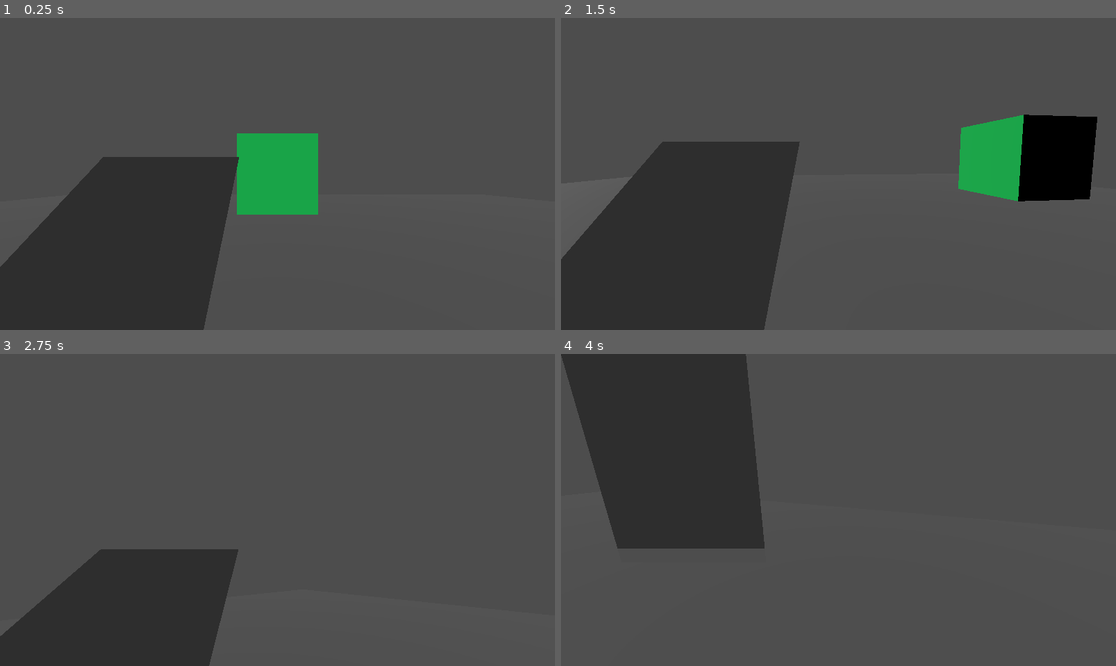
Above: before the commit, frames 1-4 (two rows, left to right).
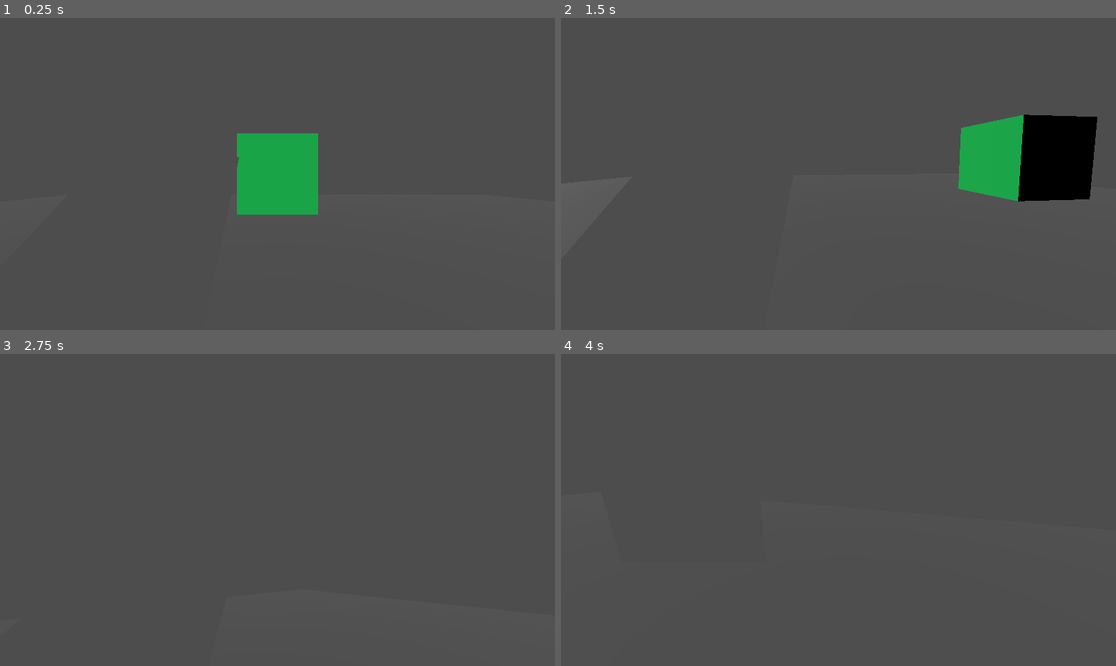
Above: after the commit, the same moments.

Repository: BirdOfAsh/Writing-Prototype
Game: Godot game, scene res://main.tscn
The game is run twice, just before and just after one commit, with the same random seed, the same clock (stepped at 60 frames per second) and the same inputs.
Inputs (mouse positions are in pixels of both pictures, inside the frame that each line leads up to):
- Up to frame 1 (0.25 s): no input
- Up to frame 2 (1.5 s): tap Enter at 0.5 s; move the mouse to (866, 174) at 0.52 s; press the mouse at (866, 174) at 0.53 s; hold W (Forward) from 0.53 s (still down); tap R (Swap) at 0.8, 1.35 s; move the mouse to (810, 174) at 1.27 s; release the mouse at (810, 174) at 1.28 s
- Up to frame 3 (2.75 s): keep holding W (Forward); click (249, 510) at 1.55 s; move the mouse to (288, 503) at 2.02 s; press the mouse at (288, 503) at 2.03 s; tap R (Swap) at 2.3 s
- Up to frame 4 (4 s): tap Space at 2.75 s; move the mouse to (832, 516) at 2.77 s; release the mouse at (832, 516) at 2.78 s; right-click (832, 516) at 2.85 s; click (832, 516) at 3.05 s; tap Enter at 3.5 s; move the mouse to (1005, 556) at 3.52 s; release W (Forward) at 3.53 s; hold A (Left) from 3.53 s (still down); tap R (Swap) at 3.6 s

The runs differ from the first frame. In frame 1, 19% of the frame differs, in the area x 0-44%, y 44-100%; in frame 2, 21%, in the area x 0-44%, y 39-100%; in frame 3, 13%; in frame 4, 19%.

Commit message:
Completely remade the drawing to be by pixel

Diff:
--- a/page.gd
+++ b/Page/page.gd
@@ -3,8 +3,8 @@
 @onready var viewport : SubViewport = %SubViewport
 @onready var collisionShape : CollisionShape3D = %CollisionShape3D
 
-@export_range(50.0, 1000.0, 50.0) var height : int = 500
-@export_range(50.0, 500.0, 50.0) var width : int = 500
+@export_range(50.0, 1000, 50.0) var height : float = 500.0
+@export_range(50.0, 500.0, 50.0) var width : float = 500.0
 
 var worldMousePos
 var origin : Vector2
@@ -29,6 +29,8 @@
 
 func _ready() -> void:
 	viewport.setSize(width, height)
+	viewport.setWritingCanvasPosition()
+	SignalBus.emit_signal("updateImageSize", Vector2i(int(width / 5), int(height / 5)))
 
 	setCollisionShapeSize(width, height)
 	getOrigin()
@@ -38,16 +40,12 @@
 	if Input.is_action_pressed("Left Click"):
 		drawPosition = findDifference()
 		if drawPosition != null:
+			#print(drawPosition)
 			viewport.drawAtPosition(drawPosition)
-
-	if Input.is_action_just_released("Left Click"):
-		viewport.endDraw()
 
 	if Input.is_action_just_pressed("Swap"):
 			viewport.swapColor()
 
-	if Input.is_action_just_pressed("Undo"):
-		viewport.undo()
 
 
 func raycastOnMousePosition(): #function that creates a raycast from the camera to a space in the 3D world based on the mouse position
@@ -89,7 +87,7 @@
 		return
 
 	difference = Vector2( abs(worldMousePos.x - getOrigin().x), abs(getOrigin().y + worldMousePos.y) )
-	return difference * ratio
+	return difference * 100
 
 
 func setCollisionShapeSize(x : float, y : float):
--- /dev/null
+++ b/Page/page.tscn
@@ -0,0 +1,41 @@
+[gd_scene load_steps=6 format=3 uid="uid://c7gd3e4mlvwj1"]
+
+[ext_resource type="Script" uid="uid://br8gxi4xe73qa" path="res://Page/page.gd" id="1_luxnw"]
+[ext_resource type="Script" uid="uid://bcnmb7o4ly2mr" path="res://Page/subViewport.gd" id="2_luxnw"]
+[ext_resource type="PackedScene" uid="uid://dm7nhfvwhfxbu" path="res://ShaderWriting/writingCanvas.tscn" id="3_luxnw"]
+
+[sub_resource type="ViewportTexture" id="ViewportTexture_phrhr"]
+viewport_path = NodePath("PageIcon/SubViewport")
+
+[sub_resource type="BoxShape3D" id="BoxShape3D_sy6uq"]
+size = Vector3(1, 1, 0.01)
+
+[node name="Page" type="Node3D"]
+script = ExtResource("1_luxnw")
+height = 700.0
+
+[node name="PageIcon" type="Sprite3D" parent="."]
+transform = Transform3D(0.2, 0, 0, 0, 0.2, 0, 0, 0, 0.2, 0, 0, 0)
+texture_filter = 2
+texture = SubResource("ViewportTexture_phrhr")
+
+[node name="Area3D" type="Area3D" parent="PageIcon"]
+transform = Transform3D(5, 0, 0, 0, 5, -1.42109e-14, 0, 1.42109e-14, 5, 0, 0, 0)
+
+[node name="CollisionShape3D" type="CollisionShape3D" parent="PageIcon/Area3D"]
+unique_name_in_owner = true
+shape = SubResource("BoxShape3D_sy6uq")
+
+[node name="SubViewport" type="SubViewport" parent="PageIcon"]
+unique_name_in_owner = true
+disable_3d = true
+handle_input_locally = false
+size = Vector2i(500, 500)
+render_target_update_mode = 4
+script = ExtResource("2_luxnw")
+
+[node name="writingCanvas" parent="PageIcon/SubViewport" instance=ExtResource("3_luxnw")]
+unique_name_in_owner = true
+position = Vector2(250, 250)
+scale = Vector2(5, 5)
+pixelSize = 5.0
--- /dev/null
+++ b/Page/subViewport.gd
@@ -0,0 +1,20 @@
+extends SubViewport
+
+@onready var writingCanv: writingCanvas = $"writingCanvas"
+
+
+func setSize(x : int, y : int):
+	size.x = x
+	size.y = y
+
+
+func setWritingCanvasPosition():
+	writingCanv.position = self.size / 2
+
+
+func drawAtPosition(drawPosition : Vector2):
+	writingCanv.updateDrawTexture(drawPosition)
+
+
+func swapColor():
+	writingCanv.swapColor()
--- /dev/null
+++ b/ShaderWriting/drawing_material.gdshader
@@ -0,0 +1,18 @@
+shader_type canvas_item;
+
+//uniform vec2 targetPixelUV;
+uniform float pixelSize;
+uniform sampler2D drawTexture : filter_nearest;
+
+
+void fragment() {
+	// Called for every pixel the material is visible on.
+	vec4 previousColor = texture(drawTexture, UV);
+	COLOR = previousColor;
+	//if (distance(UV, targetPixelUV) < pixelSize){
+		//COLOR = vec4(1.0, 1.0, 1.0, 1.0);
+	//}
+	//else{
+		//COLOR = previousColor;
+	//}
+}
--- /dev/null
+++ b/ShaderWriting/drawing_material.tres
@@ -0,0 +1,7 @@
+[gd_resource type="ShaderMaterial" load_steps=2 format=3 uid="uid://7ektrpcrwy1h"]
+
+[ext_resource type="Shader" uid="uid://1a5ab4x0m5c2" path="res://ShaderWriting/drawing_material.gdshader" id="1_yw12v"]
+
+[resource]
+shader = ExtResource("1_yw12v")
+shader_parameter/pixelSize = 0.05
--- /dev/null
+++ b/ShaderWriting/writingCanvas.gd
@@ -0,0 +1,53 @@
+class_name writingCanvas
+extends Node2D
+
+@onready var sprite : Sprite2D = $Sprite2D
+@onready var sprite_mat : ShaderMaterial = $Sprite2D.material
+
+@export_range(3, 61, 2) var pixelSize : float
+
+var imageSize : Vector2i
+var drawTexture : ImageTexture
+var activeColor : Color = Color.WHITE
+
+
+func _ready() -> void:
+	SignalBus.connect("updateImageSize", updateImageSize)
+
+
+func checkToPlacePixel(posToPlace : Vector2i, image : Image):
+	if posToPlace.x < 0 or posToPlace.y < 0 or posToPlace.x >= sprite.texture.get_size().x or posToPlace.y >= sprite.texture.get_size().y: #check if within bounds
+		return
+
+	image.set_pixel(posToPlace.x, posToPlace.y, activeColor)
+
+
+func updateDrawTexture(pixelPos : Vector2):
+	var image : Image = drawTexture.get_image()
+
+	var pixelX : int = int(pixelPos.x)
+	var pixelY : int =  int(pixelPos.y)
+
+	for row in range(-((pixelSize - 1) / 2), (pixelSize - 1) / 2):
+		checkToPlacePixel(Vector2i(pixelX + row, pixelY), image)
+		for col in range(-((pixelSize - 1) / 2), (pixelSize - 1) / 2):
+			checkToPlacePixel(Vector2i(pixelX + row, pixelY + col), image)
+
+	drawTexture.update(image)
+
+	sprite_mat.set_shader_parameter("drawTexture", drawTexture)
+
+
+func updateImageSize(size : Vector2i):
+	imageSize = size
+	drawTexture = ImageTexture.create_from_image(Image.create_empty(imageSize.x, imageSize.y, false, Image.FORMAT_RGBA8))
+	sprite.texture = drawTexture
+	sprite_mat.set_shader_parameter("drawTexture", drawTexture)
+
+
+func swapColor():
+	match activeColor:
+			Color.WHITE:
+				activeColor = Color.TRANSPARENT
+			Color.TRANSPARENT:
+				activeColor = Color.WHITE
--- /dev/null
+++ b/ShaderWriting/writingCanvas.tscn
@@ -0,0 +1,13 @@
+[gd_scene load_steps=3 format=3 uid="uid://dm7nhfvwhfxbu"]
+
+[ext_resource type="Script" uid="uid://bmvmdu4yo3y01" path="res://ShaderWriting/writingCanvas.gd" id="1_im84x"]
+[ext_resource type="Material" uid="uid://7ektrpcrwy1h" path="res://ShaderWriting/drawing_material.tres" id="2_41end"]
+
+[node name="writingCanvas" type="Node2D"]
+texture_filter = 1
+script = ExtResource("1_im84x")
+pixelSize = 7.0
+
+[node name="Sprite2D" type="Sprite2D" parent="."]
+texture_filter = 1
+material = ExtResource("2_41end")
--- /dev/null
+++ b/SignalBus.gd
@@ -0,0 +1,3 @@
+extends Node
+
+@warning_ignore("unused_signal") signal updateImageSize(Vector2i)
--- a/main.tscn
+++ b/main.tscn
@@ -1,7 +1,7 @@
 [gd_scene load_steps=7 format=3 uid="uid://c28lcx4qcswq4"]
 
-[ext_resource type="PackedScene" uid="uid://gqrwjkj7u832" path="res://page.tscn" id="1_ig7tw"]
 [ext_resource type="Script" uid="uid://15bxybfnhgfe" path="res://character_body_3d.gd" id="2_0xm2m"]
+[ext_resource type="PackedScene" uid="uid://c7gd3e4mlvwj1" path="res://Page/page.tscn" id="2_h2yge"]
 
 [sub_resource type="CylinderShape3D" id="CylinderShape3D_h2yge"]
 
@@ -26,9 +26,8 @@
 [node name="Camera3D" type="Camera3D" parent="CharacterBody3D"]
 current = true
 
-[node name="Page" parent="CharacterBody3D" instance=ExtResource("1_ig7tw")]
+[node name="Page" parent="CharacterBody3D" instance=ExtResource("2_h2yge")]
 transform = Transform3D(1, 0, 0, 0, 0.707107, 0.707107, 0, -0.707107, 0.707107, -0.782, -0.37, -1)
-height = 700
 
 [node name="MeshInstance3D" type="MeshInstance3D" parent="."]
 transform = Transform3D(1, 0, 0, 0, 1, 0, 0, 0, 1, 0, -1, 0)
--- a/page.tscn
+++ /dev/null
@@ -1,35 +0,0 @@
-[gd_scene load_steps=6 format=3 uid="uid://gqrwjkj7u832"]
-
-[ext_resource type="Script" uid="uid://dgf216ap0o8bh" path="res://page.gd" id="1_phrhr"]
-[ext_resource type="Script" uid="uid://boemiaopv3akg" path="res://sub_viewport.gd" id="2_sy6uq"]
-[ext_resource type="PackedScene" uid="uid://c34j0blojs38c" path="res://writing_canvas.tscn" id="3_1j7e4"]
-
-[sub_resource type="ViewportTexture" id="ViewportTexture_phrhr"]
-viewport_path = NodePath("PageIcon/SubViewport")
-
-[sub_resource type="BoxShape3D" id="BoxShape3D_sy6uq"]
-size = Vector3(1, 1, 0.01)
-
-[node name="Page" type="Node3D"]
-script = ExtResource("1_phrhr")
-
-[node name="PageIcon" type="Sprite3D" parent="."]
-transform = Transform3D(0.2, 0, 0, 0, 0.2, 0, 0, 0, 0.2, 0, 0, 0)
-texture = SubResource("ViewportTexture_phrhr")
-
-[node name="SubViewport" type="SubViewport" parent="PageIcon"]
-unique_name_in_owner = true
-disable_3d = true
-handle_input_locally = false
-size = Vector2i(500, 500)
-render_target_update_mode = 4
-script = ExtResource("2_sy6uq")
-
-[node name="Writing Canvas" parent="PageIcon/SubViewport" instance=ExtResource("3_1j7e4")]
-
-[node name="Area3D" type="Area3D" parent="PageIcon"]
-transform = Transform3D(5, 0, 0, 0, 5, -1.42109e-14, 0, 1.42109e-14, 5, 0, 0, 0)
-
-[node name="CollisionShape3D" type="CollisionShape3D" parent="PageIcon/Area3D"]
-unique_name_in_owner = true
-shape = SubResource("BoxShape3D_sy6uq")
--- a/project.godot
+++ b/project.godot
@@ -14,6 +14,14 @@
 run/main_scene="uid://c28lcx4qcswq4"
 config/features=PackedStringArray("4.4", "Forward Plus")
 config/icon="res://icon.svg"
+
+[autoload]
+
+SignalBus="*res://SignalBus.gd"
+
+[display]
+
+window/size/always_on_top=true
 
 [input]
 
@@ -57,3 +65,7 @@
 "events": [Object(InputEventKey,"resource_local_to_scene":false,"resource_name":"","device":-1,"window_id":0,"alt_press …(189 unchanged characters)…
 ]
 }
+
+[rendering]
+
+textures/canvas_textures/default_texture_filter=0
--- a/sub_viewport.gd
+++ /dev/null
@@ -1,24 +0,0 @@
-extends SubViewport
-
-@onready var writing_canvas: Node2D = $"Writing Canvas"
-
-
-func setSize(x : int, y : int):
-	size.x = x
-	size.y = y
-
-
-func drawAtPosition(drawPosition : Vector2):
-	writing_canvas.drawAt(drawPosition)
-
-
-func endDraw():
-	writing_canvas.drawEnd()
-
-
-func swapColor():
-	writing_canvas.swapColor()
-
-
-func undo():
-	writing_canvas.undoLastStroak()
--- a/writing_canvas.gd
+++ /dev/null
@@ -1,49 +0,0 @@
-extends Node2D
-
-var colors : Dictionary[String, Color] =  {"black" : Color.BLACK, "white" : Color.WHITE}
-var activeColor : String = "white"
-
-var strokeDict : Dictionary[int, Array] = {0 : []}
-var vec2Array : Array[Vector2] = []
-
-
-func drawAt(posToDraw : Vector2) -> void:
-	vec2Array.append(posToDraw)
-	strokeDict.set(strokeDict.size() - 1, [vec2Array.duplicate(), activeColor])
-
-	drawFromPositionList() #redraw everything
-
-
-func drawEnd() -> void:
-	vec2Array.clear()
-	strokeDict.set(strokeDict.size(), [[], "transparent"])
-
-
-## this function clears the draw and then redraws every line in all stroak lists in the current draw position list
-func drawFromPositionList() -> void:
-	queue_redraw()
-	await self.draw
-
-	#draw every stroak stored in the dictionary
-	for stroke in strokeDict:
-		for drawPosition in range(0, strokeDict[stroke][0].size() - 1):
-			draw_line(strokeDict[stroke][0][drawPosition], strokeDict[stroke][0][drawPosition + 1], colors[strokeDict[stroke][1]], 5)
-
-
-func undoLastStroak():
-	if strokeDict.size() - 1 != 0:
-		strokeDict.set(strokeDict.size() - 2, strokeDict[strokeDict.size() - 1])
-		strokeDict.erase(strokeDict.size() - 1)
-		drawFromPositionList()
-
-
-func swapColor() -> void: #prob a temperary function
-	match activeColor:
-
-		"white":
-			activeColor = "black"
-			print("black")
-
-		"black":
-			activeColor = "white"
-			print("white")
--- a/writing_canvas.tscn
+++ /dev/null
@@ -1,12 +0,0 @@
-[gd_scene load_steps=2 format=3 uid="uid://c34j0blojs38c"]
-
-[ext_resource type="Script" uid="uid://bcnokf3cswsrs" path="res://writing_canvas.gd" id="1_fpkvn"]
-
-[node name="Writing Canvas" type="Node2D"]
-script = ExtResource("1_fpkvn")
-
-[node name="ColorRect" type="ColorRect" parent="."]
-z_index = -1
-offset_right = 1152.0
-offset_bottom = 648.0
-color = Color(0.18359, 0.18359, 0.18359, 1)
Not shown, added: Page/page.gd.uid
Not shown, added: Page/subViewport.gd.uid
Not shown, added: ShaderWriting/drawing_material.gdshader.uid
Not shown, added: ShaderWriting/writingCanvas.gd.uid
Not shown, added: SignalBus.gd.uid
Not shown, removed: page.gd.uid
Not shown, removed: sub_viewport.gd.uid
Not shown, removed: writing_canvas.gd.uid
